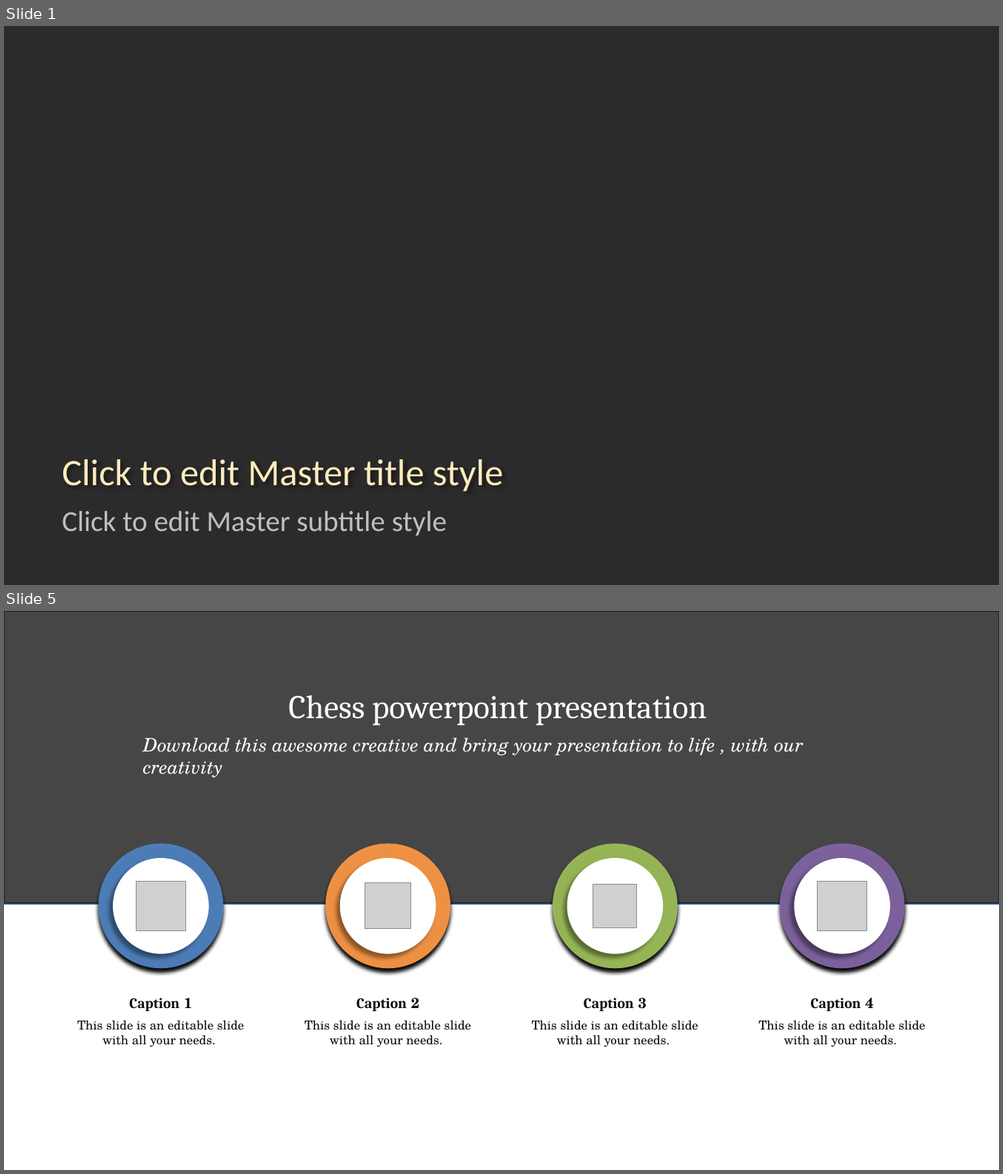
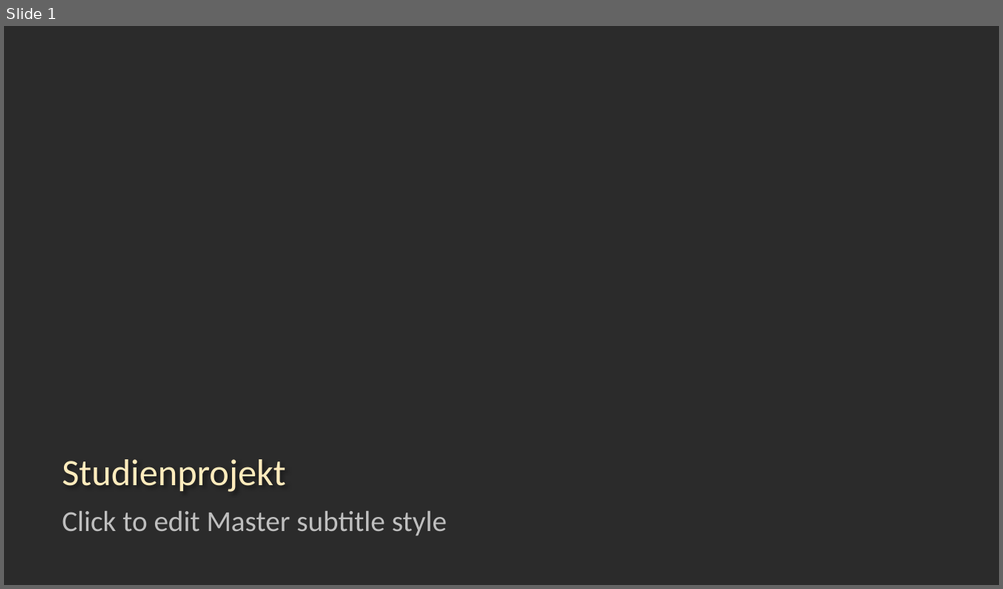
Before and after one commit to mfnomad/chess-cnn, a slide deck: präsentation.pptx. Shown one above the other, each under a label of ours: slides 1 and 5 before the commit, slide 1 after it; the slides between them are not shown. The pictures are 1003x1174 and 1003x589 pixels, drawn with LibreOffice and Linux fonts; fonts in the diff are those of the drawing; grey boxes stand for pictures; background and template pictures are left out; a plain dark background stands for a picture behind light text. Boxes give left, top, right and bottom in pixels: in the first picture for what was removed or moved away, otherwise in the second. Text is boxed around its words. In the diff, an @@ line names an element or a change of style, - is before the commit and + after.

```diff
--- a/präsentation.pptx
+++ b/präsentation.pptx
@@ slide 5 removed at (4, 611, 999, 1170), background picture (left out) @@
@@ picture removed at (4, 611, 999, 903) @@
@@ rectangle removed at (4, 611, 999, 903) @@
@@ text removed at (288, 695, 707, 726) @@
-Chess powerpoint presentation
@@ text removed at (143, 738, 803, 755) @@
-Download this awesome creative and bring your presentation to life , with our creativity
@@ group removed at (77, 844, 925, 1048): 8 ellipses, 4 pictures, 4 texts @@
-Caption 1
-This slide is an editable slide with all your needs.
-Caption 2
-This slide is an editable slide with all your needs.
-Caption 3
-This slide is an editable slide with all your needs.
-Caption 4
-This slide is an editable slide with all your needs.
@@ slide 1 changed as well @@
@@ title at (62, 460, 285, 492): text changed @@
-Click to edit Master title style
+Studienprojekt
```
Also in this commit, not shown: 35 slides added, 3 other slides removed.
